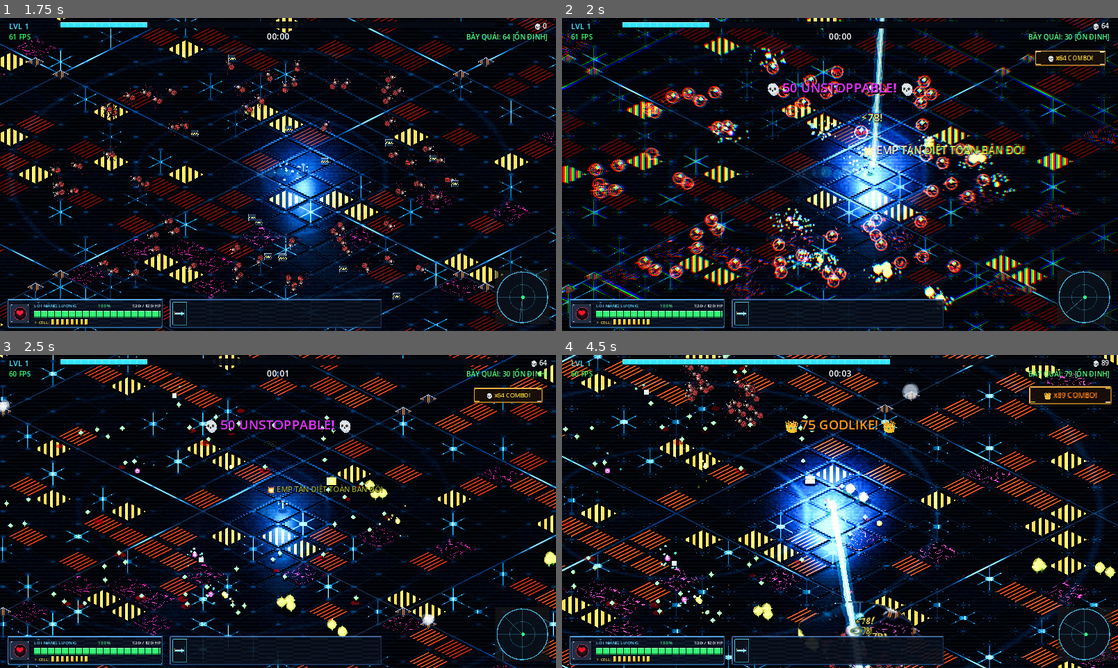
Above: before the commit, frames 1-4 (two rows, left to right).
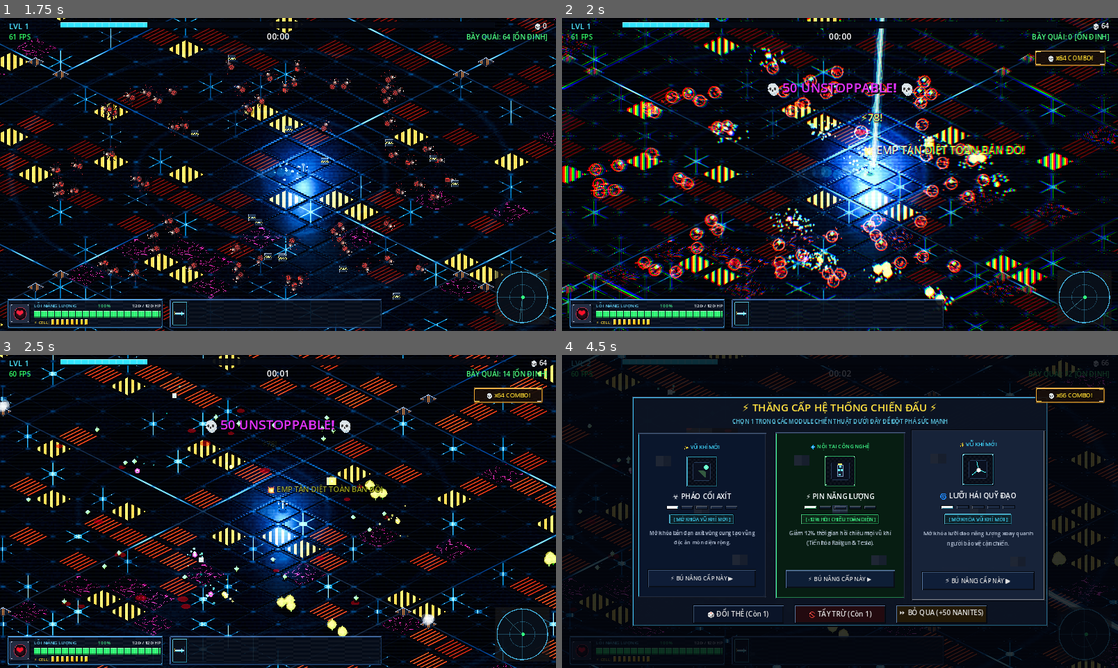
Above: after the commit, the same moments.

Repository: JeffNa1/isometric-swarm
Game: Godot game, scene res://scenes/ui/main_menu.tscn
The game is run twice, just before and just after one commit, with the same random seed, the same clock (stepped at 60 frames per second) and the same inputs.
Inputs (mouse positions are in pixels of both pictures, inside the frame that each line leads up to):
- Up to frame 1 (1.75 s): click (133, 108) at 0.5 s; move the mouse to (400, 158) at 1.27 s; hold D (move_right) from 1.28 s (still down); click (400, 158) at 1.42 s
- Up to frame 2 (2 s): keep holding D (move_right)
- Up to frame 3 (2.5 s): release D (move_right) at 2 s; drag from (166, 527) to (300, 464) at 2.02 s
- Up to frame 4 (4.5 s): move the mouse to (895, 442) at 2.77 s; hold D (move_right) 2.78-3.5 s; drag from (812, 574) to (789, 423) at 3.52 s; move the mouse to (1006, 558) at 4.27 s; hold A (move_left) from 4.28 s (still down)

Frame 1 is identical in both runs. In frame 2, 0.7% of the frame differs, in the area x 5-98%, y 4-86%; in frame 3, 0.3%; in frame 4, 55%, in the area x 0-100%, y 0-100%.

Commit message:
balance: tune early progression pacing, Flamethrower/Pyro DPS, and XP curve
- Reduced Level 1 Flamethrower DPS from 120 to 36 (damage 3.6, tick 0.09s, range 195, angle 45)
- Tuned Pyro passive bonus from +25% range / +15 deg to +15% range / +8 deg / +10% tick damage
- Increased early enemy HP: Crawlers 16 -> 22 HP, Scouts 11 -> 18 HP
- Reduced enemy XP drops: Crawlers 2 -> 1 XP, Scouts 5 -> 2 XP, Brutes 45 -> 22 XP
- Adjusted gem drop rate from 75% to 45% for normal enemies
- Smoothed early wave director: 0:00-0:40 now spawns smaller clusters of 10-18 crawlers every 1.35s
- Rebuilt XP needed curve: Lvl 1->2 needs 25 XP, Lvl 2->3 needs 55 XP, smooth exponential growth

Diff:
--- a/scripts/main.gd
+++ b/scripts/main.gd
@@ -201,10 +201,16 @@
 
 	# Phase 1: 00:00 - 01:30 | Early Swarm (Crawlers)
 	if elapsed_time < 90.0:
-		if spawn_timer >= 0.90:
-			spawn_timer = 0.0
-			if swarm_mgr.active_count < 450:
-				_spawn_wave_cluster(randi_range(30, 55), 0)
+		if elapsed_time < 40.0:
+			if spawn_timer >= 1.35:
+				spawn_timer = 0.0
+				if swarm_mgr.active_count < 95:
+					_spawn_wave_cluster(randi_range(10, 18), 0)
+		else:
+			if spawn_timer >= 1.05:
+				spawn_timer = 0.0
+				if swarm_mgr.active_count < 220:
+					_spawn_wave_cluster(randi_range(18, 32), 0)
 
 	# Phase 2: 01:30 - 03:00 | Scout Swarm Flankers
 	elif elapsed_time < 180.0:
@@ -212,11 +218,11 @@
 			surge_triggered = true
 			_trigger_swarm_surge()
 
-		if spawn_timer >= 0.70:
-			spawn_timer = 0.0
-			if swarm_mgr.active_count < 1500:
-				var e_type = 1 if randf() < 0.4 else 0
-				_spawn_wave_cluster(randi_range(60, 110), e_type)
+		if spawn_timer >= 0.85:
+			spawn_timer = 0.0
+			if swarm_mgr.active_count < 750:
+				var e_type = 1 if randf() < 0.35 else 0
+				_spawn_wave_cluster(randi_range(35, 65), e_type)
 
 	# Phase 3: 03:00 - 05:00 | Toxic Spitters & Brutes
 	elif elapsed_time < 300.0:
@@ -440,7 +446,7 @@
 			next_combo_milestone = 5
 
 	# Spawn Gem with cluster consolidation
-	if randf() < 0.75 or is_boss:
+	if randf() < 0.45 or is_boss:
 		spawn_gem(pos, xp_val, is_boss)
 
 	# Mini-Boss Chest Drop (2.5% chance from Brute mini-bosses)
--- a/scripts/player.gd
+++ b/scripts/player.gd
@@ -137,8 +137,9 @@
 		"pyro":
 			max_health *= 1.15
 			if flame_weapon and "flame_range" in flame_weapon:
-				flame_weapon.flame_range *= 1.25
-				flame_weapon.flame_angle += 15.0
+				flame_weapon.flame_range *= 1.15
+				flame_weapon.flame_angle += 8.0
+				flame_weapon.damage_per_tick *= 1.10
 		"volt":
 			cooldown_reduction += 0.15
 			pickup_radius *= 1.20
@@ -339,7 +340,15 @@
 		player_died.emit()
 
 func get_xp_needed(lvl: int) -> int:
-	return int(45.0 + pow(float(lvl), 1.65) * 28.0)
+	if lvl == 1:
+		return 25
+	elif lvl == 2:
+		return 55
+	elif lvl == 3:
+		return 110
+	elif lvl == 4:
+		return 180
+	return int(70.0 + pow(float(lvl), 1.95) * 16.0)
 
 func add_xp(amount: int) -> void:
 	xp += amount
--- a/scripts/swarm_manager.gd
+++ b/scripts/swarm_manager.gd
@@ -163,35 +163,35 @@
 
 	match enemy_type:
 		1: # Scout (Electric Violet)
-			var base_hp = 11.0 * hp_mult
+			var base_hp = 18.0 * hp_mult
 			max_healths[idx] = base_hp
 			healths[idx] = base_hp
 			speeds[idx] = 185.0 * spd_mult
 			radii[idx] = 10.0
 			damages[idx] = 5.0 * dmg_mult
 		2: # Brute (Volcanic Behemoth)
-			var base_hp = 160.0 * hp_mult
+			var base_hp = 220.0 * hp_mult
 			max_healths[idx] = base_hp
 			healths[idx] = base_hp
 			speeds[idx] = 75.0 * spd_mult
 			radii[idx] = 24.0
 			damages[idx] = 22.0 * dmg_mult
 		3: # Spitter (Toxic Green Ranged)
-			var base_hp = 32.0 * hp_mult
+			var base_hp = 42.0 * hp_mult
 			max_healths[idx] = base_hp
 			healths[idx] = base_hp
 			speeds[idx] = 95.0 * spd_mult
 			radii[idx] = 13.0
 			damages[idx] = 8.0 * dmg_mult
 		4: # Exploder (Kamikaze Orange)
-			var base_hp = 16.0 * hp_mult
+			var base_hp = 22.0 * hp_mult
 			max_healths[idx] = base_hp
 			healths[idx] = base_hp
 			speeds[idx] = 215.0 * spd_mult
 			radii[idx] = 11.0
 			damages[idx] = 45.0 * dmg_mult
 		_: # 0: Crawler (Crimson Popcorn)
-			var base_hp = 16.0 * hp_mult
+			var base_hp = 22.0 * hp_mult
 			max_healths[idx] = base_hp
 			healths[idx] = base_hp
 			speeds[idx] = 120.0 * spd_mult
@@ -606,7 +606,7 @@
 	var e_type = types[idx]
 	var is_brute = (e_type == 2)
 	var is_boss = is_brute
-	var xp = 45 if is_brute else (12 if e_type == 3 else (4 if e_type == 4 else (5 if e_type == 1 else 2)))
+	var xp = 22 if is_brute else (7 if e_type == 3 else (3 if e_type == 4 else (2 if e_type == 1 else 1)))
 	enemy_killed.emit(xp, pos, is_brute)
 
 	if sound_mgr and randf() < 0.4:
--- a/scripts/weapons/flamethrower.gd
+++ b/scripts/weapons/flamethrower.gd
@@ -2,10 +2,10 @@
 
 const LightHelper = preload("res://scripts/light_helper.gd")
 
-@export var damage_per_tick: float = 9.0
-@export var tick_interval: float = 0.075
-@export var flame_range: float = 260.0
-@export var flame_angle: float = 58.0
+@export var damage_per_tick: float = 3.6
+@export var tick_interval: float = 0.09
+@export var flame_range: float = 195.0
+@export var flame_angle: float = 45.0
 
 var tick_timer: float = 0.0
 var swarm_mgr: Node2D = null
@@ -172,15 +172,15 @@
 
 func evolve_sunstorm() -> void:
 	is_evolved = true
-	flame_range = 360.0
+	flame_range = 310.0
 	flame_angle = 360.0
-	damage_per_tick = 22.0
-	tick_interval = 0.05
+	damage_per_tick = 15.0
+	tick_interval = 0.065
 
 func upgrade_flame() -> void:
-	flame_range += 35.0
-	flame_angle += 8.0
-	damage_per_tick += 3.0
+	flame_range += 22.0
+	flame_angle += 5.0
+	damage_per_tick += 1.8
 
 func _draw() -> void:
 	for i in range(puff_count):
